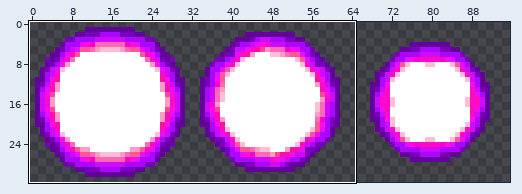
Two states of a sprite sheet, Entities/Spells/ShadowBurst/ShadowBurstOrb.png. Above: a wide view before the commit, with the close-up outlined.
Close-up. As it was:
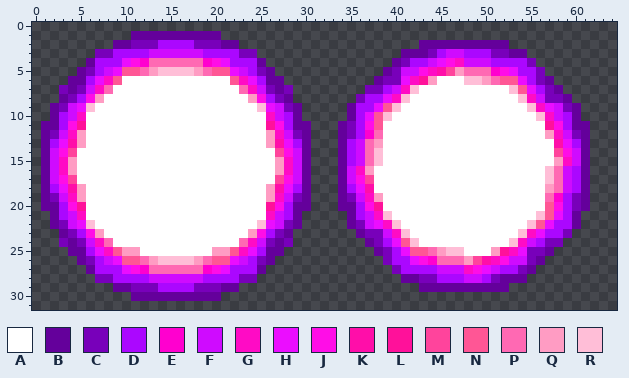
The file is 128x32 pixels. Shown: x 0..64, y 0..31. The wide view leaves out empty margins. The commit also changed other parts of the picture, which this record leaves out.
Palette (. is transparent): A #ffffff  B #64009b  C #7800ba  D #ab07ff  E #ff00cf  F #cf0bff  G #ff0bc5  H #eb0dff  J #ff0de7  K #ff0ea9  L #ff119a  M #ff449c  N #ff5695  P #ff69b3  Q #ff9cc3  R #ffbed7
Pixels before, first column x 1:
 1 ..........BBBBBBBBBB.........................................
 2 ........BBCCCDDDDCCCBB....................BBBBBBBBBB.........
 3 ......CCDDDDFFFFFFDDDDCC................BBBCDFFDDDCCBB.......
 4 .....BDDDHJEPPPPPPEJHDDDB..............BCDDFHJGFFFDDDDC......
 5 ....BCDFHNNPQRRRRQPNNHFDCB............BCFFJGKMQPPPEJHDDC.....
 6 ...BBDHGNAAAAAAAAAAAANGHDBB..........BCCHGLQAAARRQPNNHDCB....
 7 ..CBCFGPAAAAAAAAAAAAAAPGFCBC........CCDFGRAAAAAAAAAARNHDCB...
 8 ..BCDJQAAAAAAAAAAAAAAAAQJDCB.......CDDHGRAAAAAAAAAAAARGFCCB..
 9 .BCFHRAAAAAAAAAAAAAAAAAARHFCB.....BDDHNRAAAAAAAAAAAAAARGHFCB.
10 .BDFGAAAAAAAAAAAAAAAAAAAAGFDB.....BDHNRAAAAAAAAAAAAAAAARGFDB.
11 BBDJLAAAAAAAAAAAAAAAAAAAALJDBB...BCDJNAAAAAAAAAAAAAAAAAALJDBB
12 BCFGQAAAAAAAAAAAAAAAAAAAAQGFCB...BCDEPAAAAAAAAAAAAAAAAAAQGFCB
13 BDHKQAAAAAAAAAAAAAAAAAAAAQKHDB...BDFPQAAAAAAAAAAAAAAAAAAAKHDB
14 BFJMAAAAAAAAAAAAAAAAAAAAAAMJFB...BDFPRAAAAAAAAAAAAAAAAAAAMJFB
15 BFGQAAAAAAAAAAAAAAAAAAAAAAQGFB...BDFPRAAAAAAAAAAAAAAAAAAAQGFB
16 BFGQAAAAAAAAAAAAAAAAAAAAAAQGFB...BFGQAAAAAAAAAAAAAAAAAAARPFDB
17 BFJMAAAAAAAAAAAAAAAAAAAAAAMJFB...BFJMAAAAAAAAAAAAAAAAAAARPFDB
18 BDHKQAAAAAAAAAAAAAAAAAAAAQKHDB...BDHKAAAAAAAAAAAAAAAAAAAQPFDB
19 BCFGQAAAAAAAAAAAAAAAAAAAAQGFCB...BCFGQAAAAAAAAAAAAAAAAAAPEDCB
20 BBDJLAAAAAAAAAAAAAAAAAAAALJDBB...BBDJLAAAAAAAAAAAAAAAAAANJDCB
21 .BDFGAAAAAAAAAAAAAAAAAAAAGFDB.....BDFGRAAAAAAAAAAAAAAAARNHDB.
22 .BCFHRAAAAAAAAAAAAAAAAAARHFCB.....BCFHGRAAAAAAAAAAAAAARNHDDB.
23 ..BCDJQAAAAAAAAAAAAAAAAQJDCB.......BCCFGRAAAAAAAAAAAARGHDDC..
24 ..CBCFGPAAAAAAAAAAAAAAPGFCBC........BCDHNRAAAAAAAAAARGFDCC...
25 ...BBDHGNQQAAAAAAAAQQNGHDBB..........BCDHNNPQRRAAAQLGHCCB....
26 ....BCDFHNNPQRRRRQPNNHFDCB............CDDHJEPPPQMKGJFFCB.....
27 .....BDDDHJEPPPPPPEJHDDDB..............CDDDDFFFGJHFDDCB......
28 ......CCDDDDFFFFFFDDDDCC................BBCCDDDFFDCBBB.......
29 ........BBCCCDDDDCCCBB....................BBBBBBBBBB.........
30 ..........BBBBBBBBBB.........................................
After the commit:
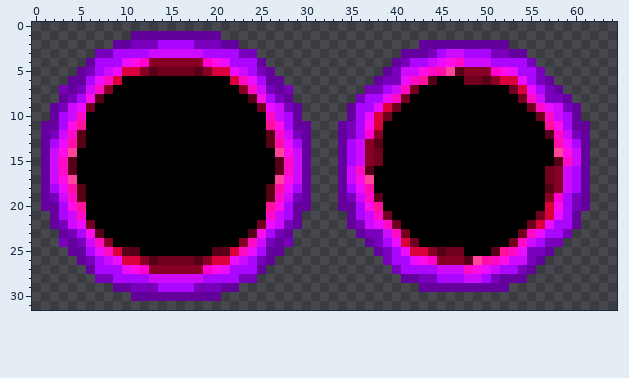
The exact change:
{"colour":"A","old":"#ffffff","new":"#000000"}
{"colour":"N","old":"#ff5695","new":"#da003a"}
{"colour":"P","old":"#ff69b3","new":"#870024"}
{"colour":"Q","old":"#ff9cc3","new":"#560017"}
{"colour":"R","old":"#ffbed7","new":"#71001e"}
{"label":"changed","picture_box":[68,58,284,274]}
{"label":"changed","picture_box":[365,67,563,265]}
